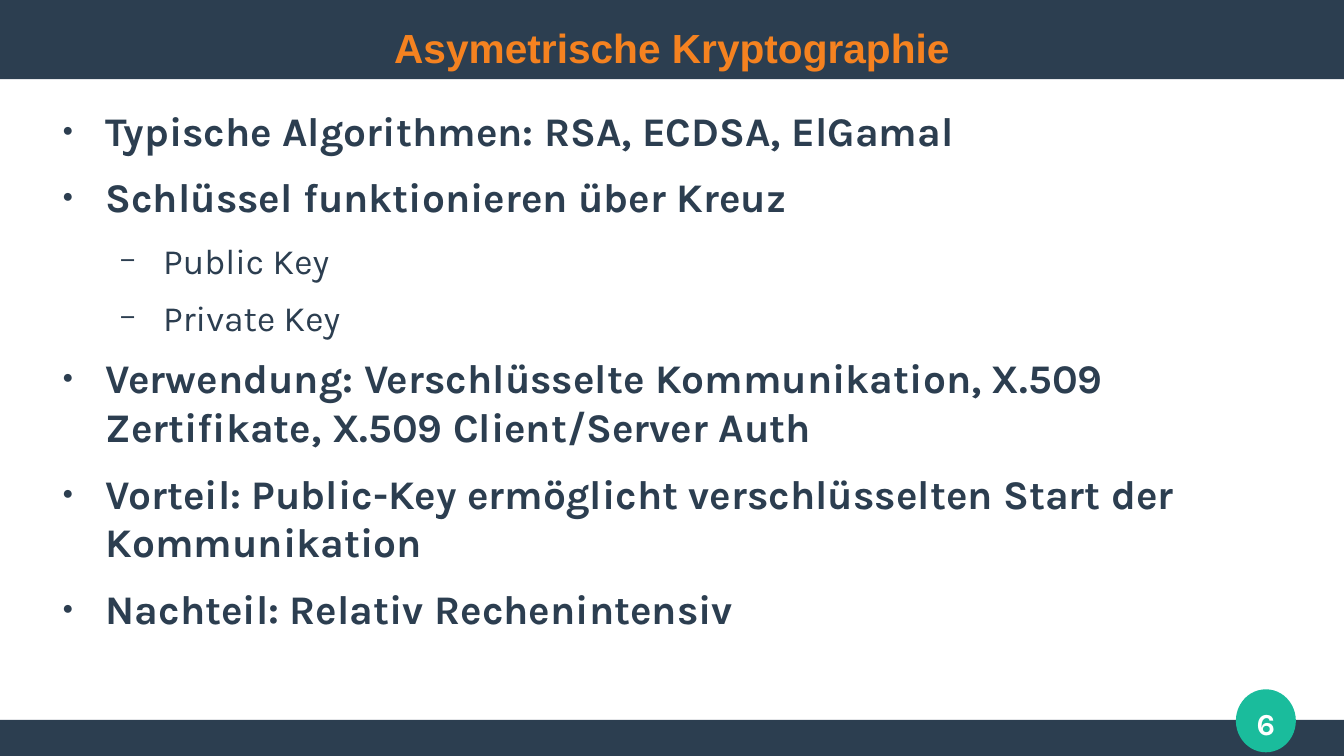
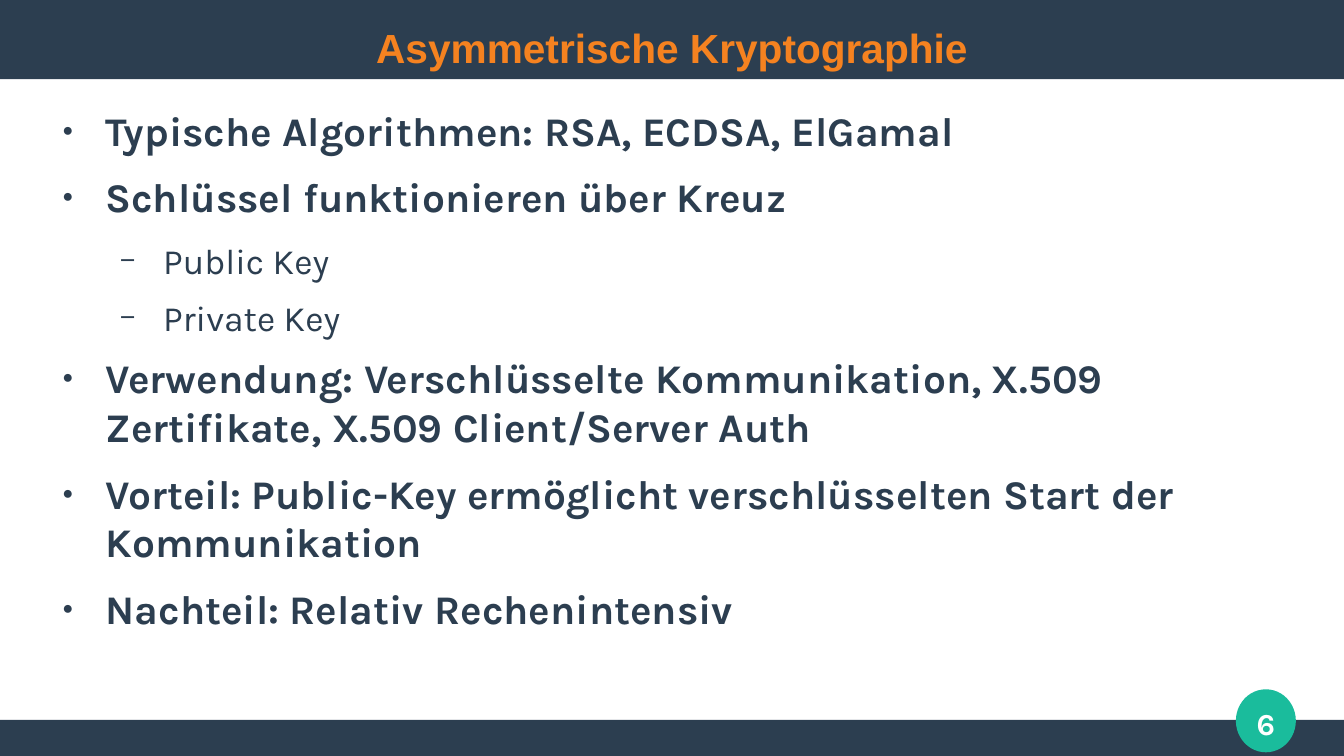
Before and after one commit to ghandmann/HS-AlbSig-WebAnwendungen2, a slide deck: slide 6 of Kapitel/03_SSL_TLS_HTTPS.odp. Drawn at 1344x756 pixels with LibreOffice and Linux fonts; fonts in the diff are those of the drawing. Boxes give left, top, right and bottom in pixels: in the first picture for what was removed or moved away, otherwise in the second. Text is boxed around its words. In the diff, an @@ line names an element or a change of style, - is before the commit and + after.

Commit message:
Fix typos
Fixes #1

```diff
--- a/Kapitel/03_SSL_TLS_HTTPS.odp
+++ b/Kapitel/03_SSL_TLS_HTTPS.odp
@@ title at bbox=[376, 33, 968, 71]: text changed @@
-Asymetrische Kryptographie
+Asymmetrische Kryptographie
```
Also in this commit, not shown: 10 other slides changed.
